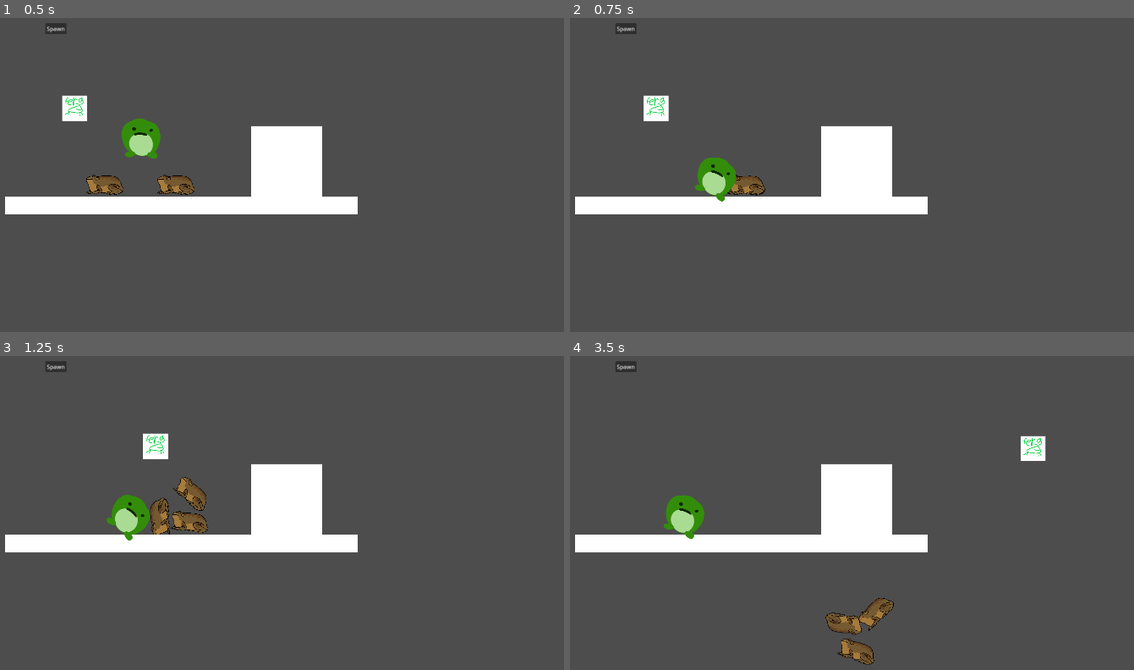
Above: before the commit, frames 1-4 (two rows, left to right).
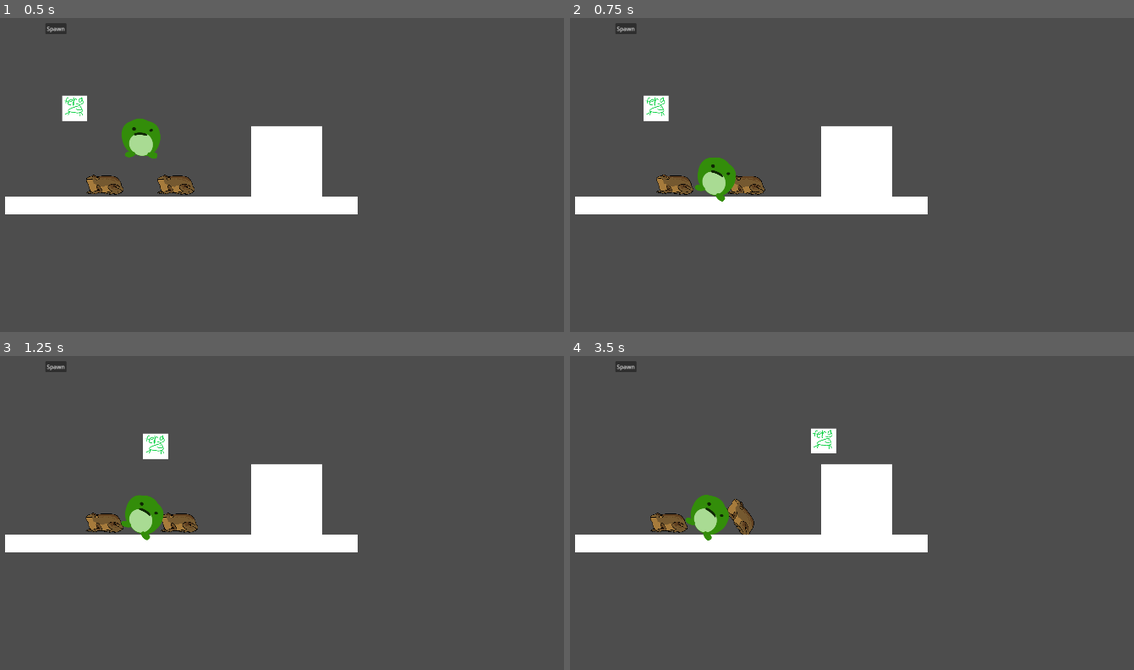
Above: after the commit, the same moments.

Repository: NotTom31/FroggeeToadems
Game: Godot game, scene res://Scenes/Levels/Test/tom-gameplay-test.tscn
The game is run twice, just before and just after one commit, with the same random seed, the same clock (stepped at 60 frames per second) and the same inputs. This scene is started directly instead of the project's main scene.
Inputs (mouse positions are in pixels of both pictures, inside the frame that each line leads up to):
- Up to frame 1 (0.5 s): no input
- Up to frame 2 (0.75 s): move the mouse to (744, 184) at 0.52 s; hold Right (ui_right) from 0.53 s (still down); click (744, 184) at 0.67 s
- Up to frame 3 (1.25 s): keep holding Right (ui_right)
- Up to frame 4 (3.5 s): move the mouse to (727, 516) at 1.27 s; release Right (ui_right) at 1.28 s; hold Down (ui_down) 1.28-2.03 s; click (727, 516) at 1.42 s; move the mouse to (739, 519) at 2.02 s; hold Right (ui_right) 2.03-2.78 s; click (739, 519) at 2.17 s; move the mouse to (857, 591) at 2.77 s; hold Up (ui_up) from 2.78 s (still down); click (857, 591) at 2.92 s

Frame 1 is identical in both runs. In frame 2, 0.4% of the frame differs, in the area x 15-35%, y 49-59%; in frame 3, 1.9%; in frame 4, 3.4%, in the area x 14-85%, y 22-99%.

Commit message:
More cleanup on frog clicking

Diff:
--- a/Code/FrogManager.gd
+++ /dev/null
@@ -1,20 +0,0 @@
-extends Node
-
-# The currently selected frog
-var selected_frog: RigidBody2D = null
-
-# Method to select a frog
-func select_frog(frog: RigidBody2D) -> void:
-	if selected_frog and selected_frog != frog:
-		# Deselect the previously selected frog
-		selected_frog.deselect()
-
-	# Select the new frog
-	selected_frog = frog
-	frog.selected = true
-
-# Method to deselect the current frog
-func deselect_frog() -> void:
-	if selected_frog:
-		selected_frog.deselect()
-		selected_frog = null
--- a/Code/Objects/frog.gd
+++ b/Code/Objects/frog.gd
@@ -2,15 +2,14 @@
 
 var selected = false
 var mouse_velocity = Vector2()  # To track mouse movement velocity
-var max_velocity = 800  # Cap how fast we can throw the frogs
-var max_rotation_angle = deg_to_rad(40)  # Max rotation of 40 degrees (in radians)
-var rotation_speed = 3  # How fast the rotation should interpolate (adjust for smoothness)
+var max_velocity = 900  # Cap how fast we can throw the frogs
+var max_rotation_angle = deg_to_rad(40)
+var rotation_speed = 3  # How fast the rotation should change
 
 var original_layer: int
 var original_mask: int
 
 func _ready() -> void:
-	# Store the original values
 	original_layer = collision_layer
 
 func _process(delta: float) -> void:
@@ -21,41 +20,39 @@
 		enable_gravity()
 
 func follow_mouse(delta: float) -> void:
-	# Calculate the velocity of the mouse movement
+	# Calculate the velocity of the mouse
 	var mouse_position = get_global_mouse_position()
 	mouse_velocity = (mouse_position - position) / delta  # Calculate velocity
 	position = mouse_position
 
-	# Gradually apply rotation based on horizontal velocity
 	apply_rotation_based_on_velocity(delta)
 
 func apply_rotation_based_on_velocity(delta: float) -> void:
-	# Get the horizontal speed (mouse_velocity.x)
 	var horizontal_speed = mouse_velocity.x
 
-	# Calculate the target rotation angle based on speed
 	var target_rotation_angle = clamp(horizontal_speed / max_velocity * max_rotation_angle, -max_rotation_angle, max_rotation_angle)
 
-	# Gradually interpolate current rotation towards the target rotation
+	#interpolate current rotation to target rotation
 	rotation = lerp(rotation, target_rotation_angle, rotation_speed * delta)
 
-func _input(event: InputEvent) -> void:
+func _on_area_2d_input_event(viewport: Node, event: InputEvent, shape_idx: int) -> void:
 	if event is InputEventMouseButton and event.button_index == MOUSE_BUTTON_LEFT:
 		if event.pressed:
 			selected = true
 			collision_layer = 0
-			linear_velocity = Vector2.ZERO  # Stop any current movement when picked up
-			angular_velocity = 0  # Stop rotation if needed
+			linear_velocity = Vector2.ZERO
+			angular_velocity = 0  # Stop rotation
 		else:
-			# Check if the release event happened while the object was selected
-			if selected:
-				selected = false
-				collision_layer = original_layer
-				mouse_velocity = mouse_velocity.limit_length(max_velocity)
-				linear_velocity = mouse_velocity  # Apply mouse velocity to the RigidBody2D
+			selected = false
+			collision_layer = original_layer
+			mouse_velocity = mouse_velocity.limit_length(max_velocity)
+			linear_velocity = mouse_velocity  # Apply mouse velocity to the RigidBody2D
 
 func disable_gravity() -> void:
 	gravity_scale = 0
 
 func enable_gravity() -> void:
 	gravity_scale = 1
+
+func _on_mouse_exited() -> void:
+	selected = false #failsafe
